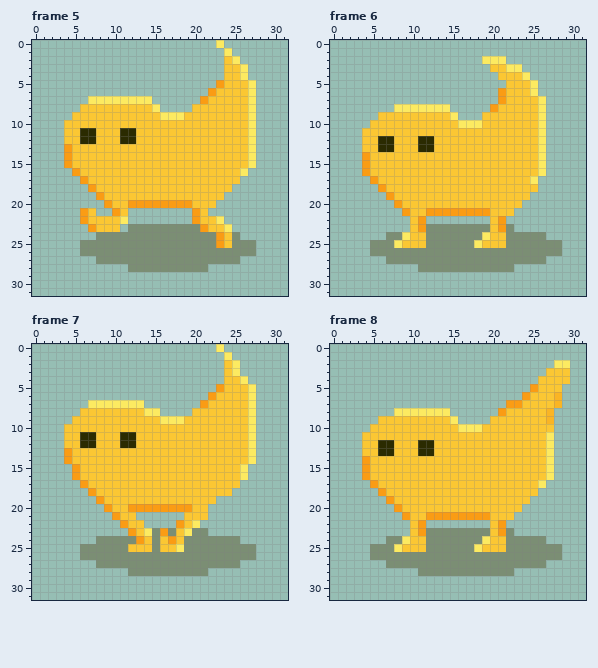
Edited in one commit: pixel-art file (Sprites/Aseprite Files/creature1_yellow_walk2.aseprite). Above is the file before it was changed.
32x32 pixels, 8 frames. Shown: frame 5, frame 6, frame 7, frame 8.
Once edited:
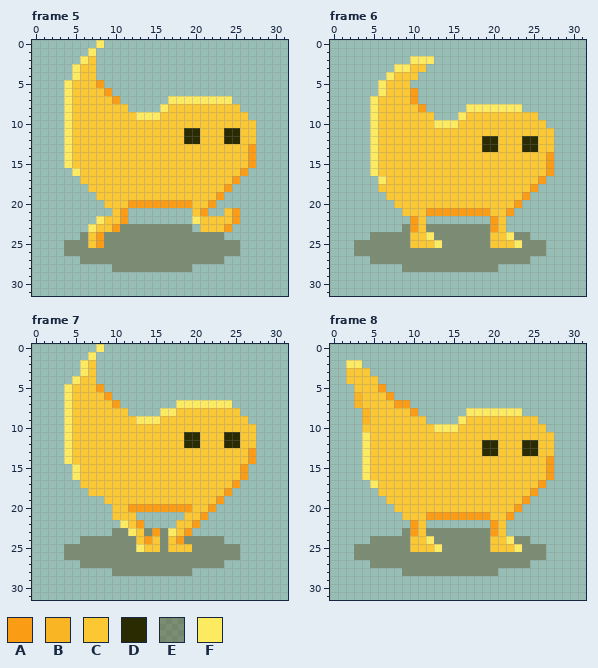
Palette (. is transparent): A #fa9c14  B #fab524  C #fbc733  D #2b2b01  E #574d1c6c  F #fcea61
Change:
Changed rows in their new state; - is an unchanged pixel.
Frame 5, layers "Layer", "Layer 2":
first column x 4:
 0 ----F--------------.----
 1 ---F----------------.---
 2 --FC----------------..--
 3 -FCC----------------...-
 4 -FCC----------------...-
 5 FCCCA--------------.....
 6 FCCCCA------------......
 7 FCCCCCA....--FFFFFFFF...
 8 FC------....FCCC------..
 9 F--------FFFCCC--------.
10 F----------------------C
11 F-CC---CC------DD---DD-C
12 F-CC---CC------DD---DD-C
13 F----------------------A
14 F----------------------A
15 F----------------------A
16 -F--------------------A-
17 --C------------------A--
18 ---C----------------A---
19 ----C--------------A----
20 -----C------------A-----
21 --..--CA--------CA--CA--
22 --..F--A--------F--CCA--
23 ---F--AE--------.C--A---
24 --ECA--------------E..--
25 EE-CA--------------EE-..
26 EE--------------------..
27 --EE----------------..--
28 ------EE--------..------
Frame 6, layers "Layer", "Layer 2":
first column x 3:
 2 -------FFF------...-------
 3 -----FFCC--------....-----
 4 ----FCCC----------....----
 5 ---FCCC------------....---
 6 ---FCCCA----------.....---
 7 --FCCCCA----------......--
 8 --FCCCCCA...--FFFFFFF...--
 9 --F-------...FCC-------.--
10 --F-------FFFCCC-------C--
11 -.F--------------------CC-
12 -.FCC---CC------DD---DDCC-
13 -.FCC---CC------DD---DDCC-
14 -.F--------------------CA-
15 -.F--------------------CA-
16 -.F--------------------CA-
17 --.F------------------CA--
18 ---C------------------A---
19 ----C----------------A----
20 -----C--------------A-----
21 ------C------------A------
22 -------AC--------AC-------
23 ------EAC--------AC.------
24 --EE--E--F------E--F--..--
25 EE---EE--CF----EE--CF---..
26 EE----------------------..
27 --EE------------------..--
28 ------EE----------..------
Frame 7, layers "Layer", "Layer 2":
first column x 4:
 0 ----F--------------.----
 1 ---F----------------.---
 2 --FC----------------..--
 3 --FC----------------..--
 4 -FCC----------------...-
 5 FCCCA--------------.....
 6 FCCCCA------------......
 7 FCCCCCA...----FFFFFFF...
 8 FC------....FFCC------..
 9 F--------FFFCCC--------.
10 F----------------------C
11 F-CC---CC------DD---DD-C
12 F-CC---CC------DD---DD-C
13 F----------------------A
14 F----------------------A
15 -F--------------------A-
16 -F--------------------A-
17 --C------------------A--
18 ---C----------------A---
19 ----.--------------A----
20 -----.------------A-----
21 ------C----------A------
22 -------F-A----C-A-------
23 ------EEF-EAEF-A..------
24 --EE-----CACECA-----..--
25 EE------EF-CE-CC------..
26 EE--------------------..
27 --EE----------------..--
28 ------EE--------..------
Frame 8, layers "Layer", "Layer 2":
first column x 2:
 2 FF------------------------..
 3 CCC----------------------...
 4 CCCC--------------------....
 5 -CCCA------------------....-
 6 -BCCCA----------------.....-
 7 -BCCCCAA------------.......-
 8 --BCCCCCA....--FFFFFFF....--
 9 --BC------....FCCC------..--
10 --C--------FFFCCC--------.--
11 --F----------------------C--
12 --F-CC---CC------DD---DD-C--
13 --F-CC---CC------DD---DD-C--
14 --F----------------------A--
15 --F----------------------A--
16 --F----------------------A--
17 ---F--------------------A---
18 ----C------------------A----
19 -----C----------------A-----
20 ------C--------------A------
21 -------C------------A-------
22 --------AC--------AC--------
23 -------EAC--------AC.-------
24 ---EE--E--F------E--F--..---
25 -EE---EE--CF----EE--CF---..-
26 -EE----------------------..-
27 ---EE------------------..---
28 -------EE----------..-------
Pixel boxes of the changes (left, top, right, bottom) in both pictures:
changed: (64, 40, 256, 272)
changed: (354, 56, 562, 272)
changed: (64, 344, 256, 576)
changed: (346, 360, 570, 576)
